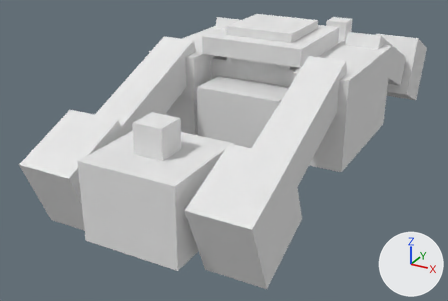
A saved change to the OBJ model common/src/main/resources/assets/railways/models/block/bogey/medium/triple_wheel/frame.obj.
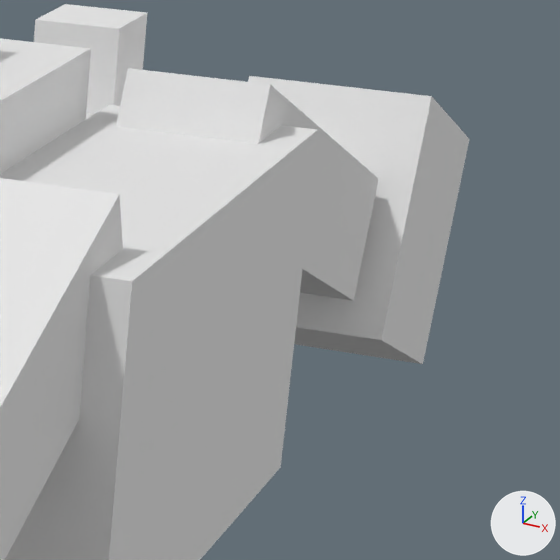
Each version appears first whole from a 50 mm camera at (1.85, -4.11, 2.46) aimed at (-0.23, -0.31, 0.57), and next in a close-up on the part from 71% to 100% of the width and 5% to 48% of the height. The lights are fixed; the arrows at lower right show +X, +Y and +Z. Where no turn or scale is listed for an object, it has been applied to the vertices.
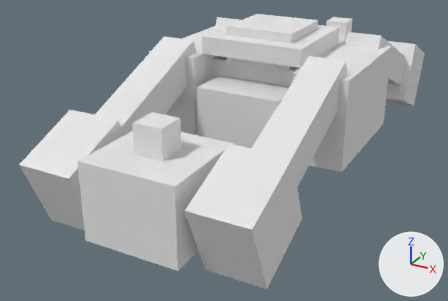
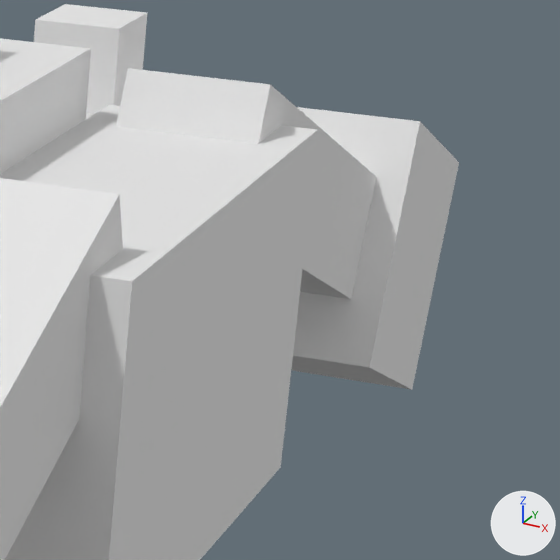
Location of each change, [x1, y1, x2, y2] in pixels of the close-ups (560 x 560 px):
'cube_10', mesh moved: before [248, 76, 469, 364]; after [291, 107, 459, 390]

The edits, one by one:
me_cube_10 has 8 vertices, 6 faces and spans x 0.375..0.75, y 1.231..1.884, z 0.524..1.178.
me_cube_10 is used by ob_cube_10; location (0.0, 0.0, 0.0).
me_cube_10 part 1: the whole mesh is moved by (0.0, -0.082, -0.034).
